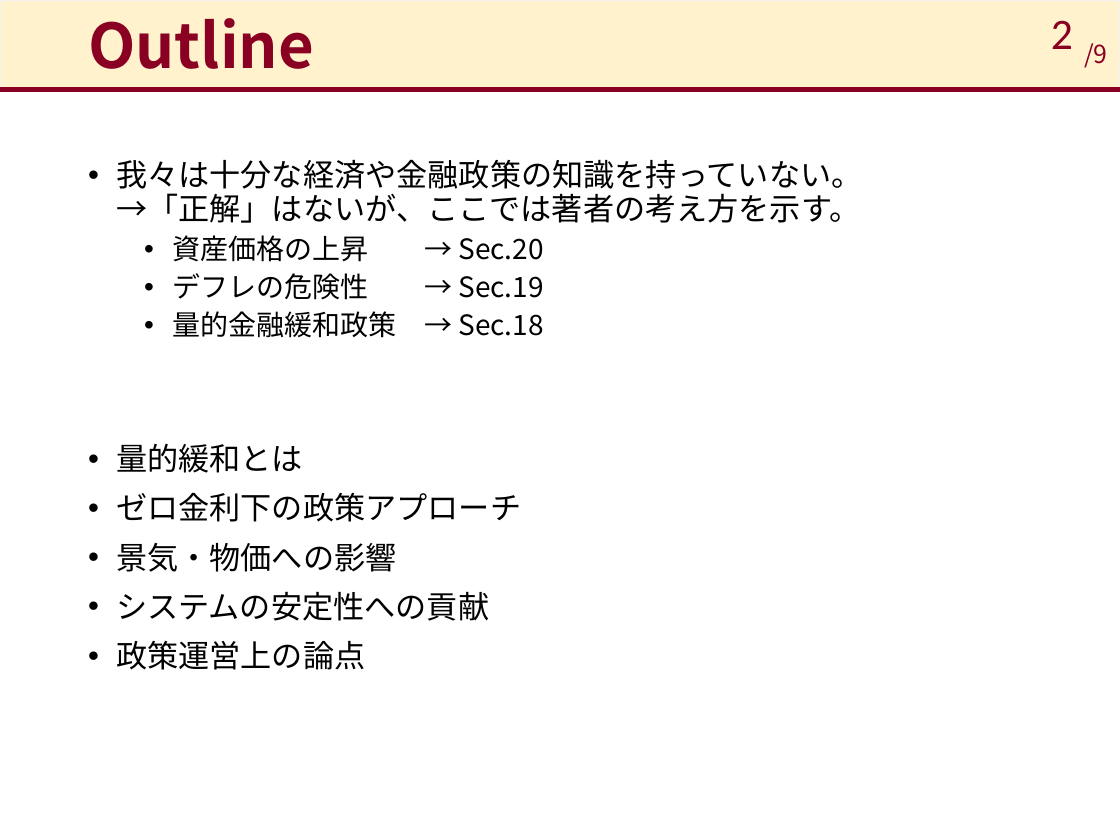
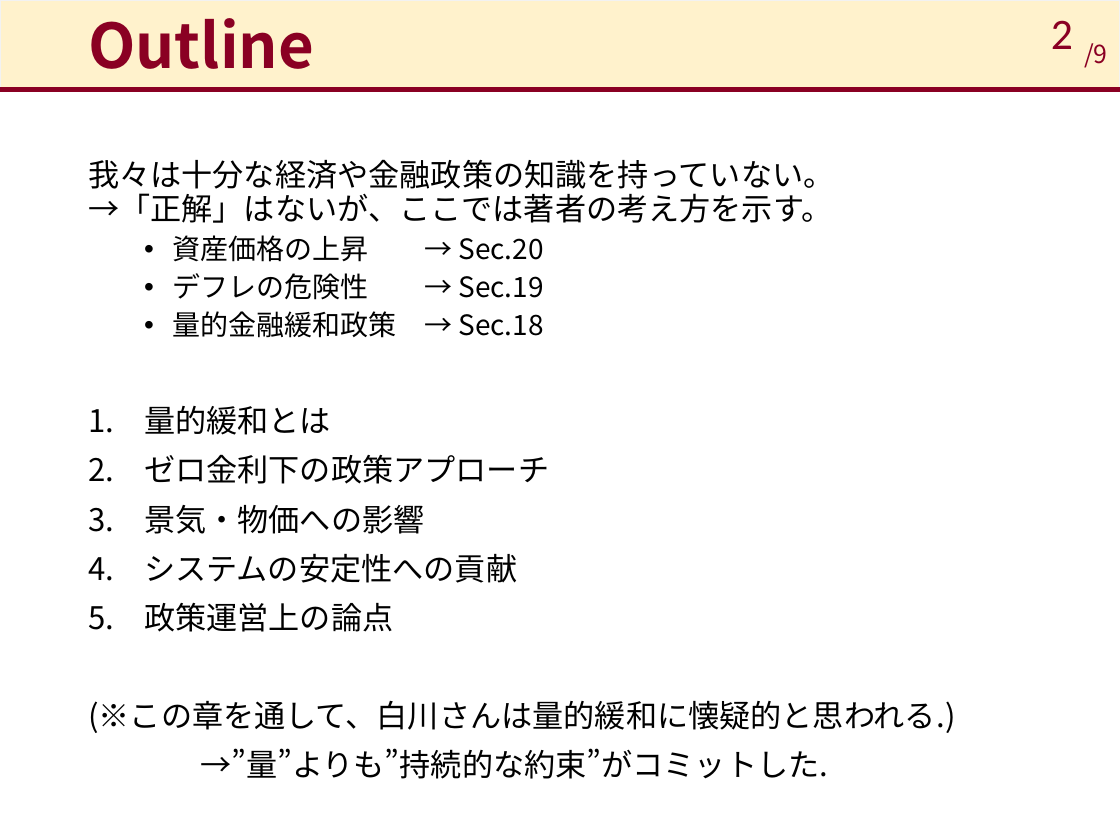
Before and after one commit to takashiikai1991/shirakawa, a slide deck: slide 2 of Sec_18/現代の金融政策_18.pptx. Drawn at 1120x840 pixels with LibreOffice and Linux fonts; fonts in the diff are those of the drawing. Boxes give left, top, right and bottom in pixels: in the first picture for what was removed or moved away, otherwise in the second. Text is boxed around its words. In the diff, an @@ line names an element or a change of style, - is before the commit and + after.

```diff
--- a/Sec_18/現代の金融政策_18.pptx
+++ b/Sec_18/現代の金融政策_18.pptx
@@ text at (88, 159, 834, 632): bullet • to none; bullet • to 1. @@
@@ text at (88, 701, 955, 779): paragraphs added @@
+(※この章を通して、白川さんは量的緩和に懐疑的と思われる.)
+→”量”よりも”持続的な約束”がコミットした.
```
Also in this commit, not shown: 4 other slides changed, 1 other file.
